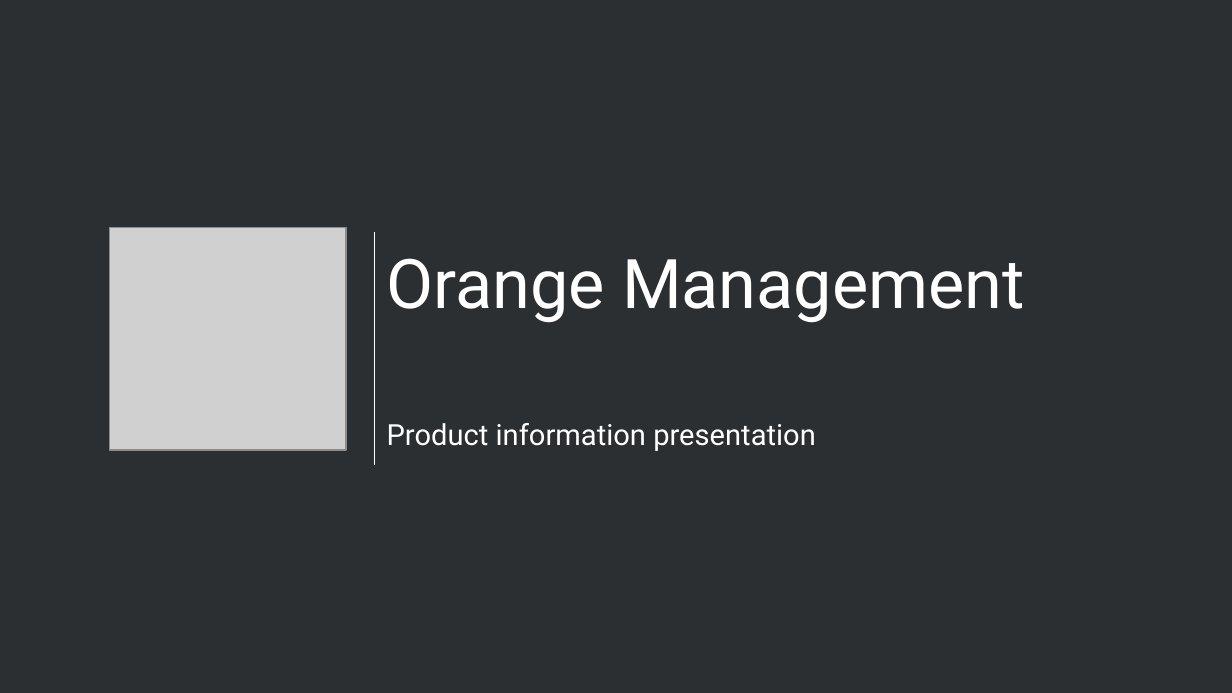
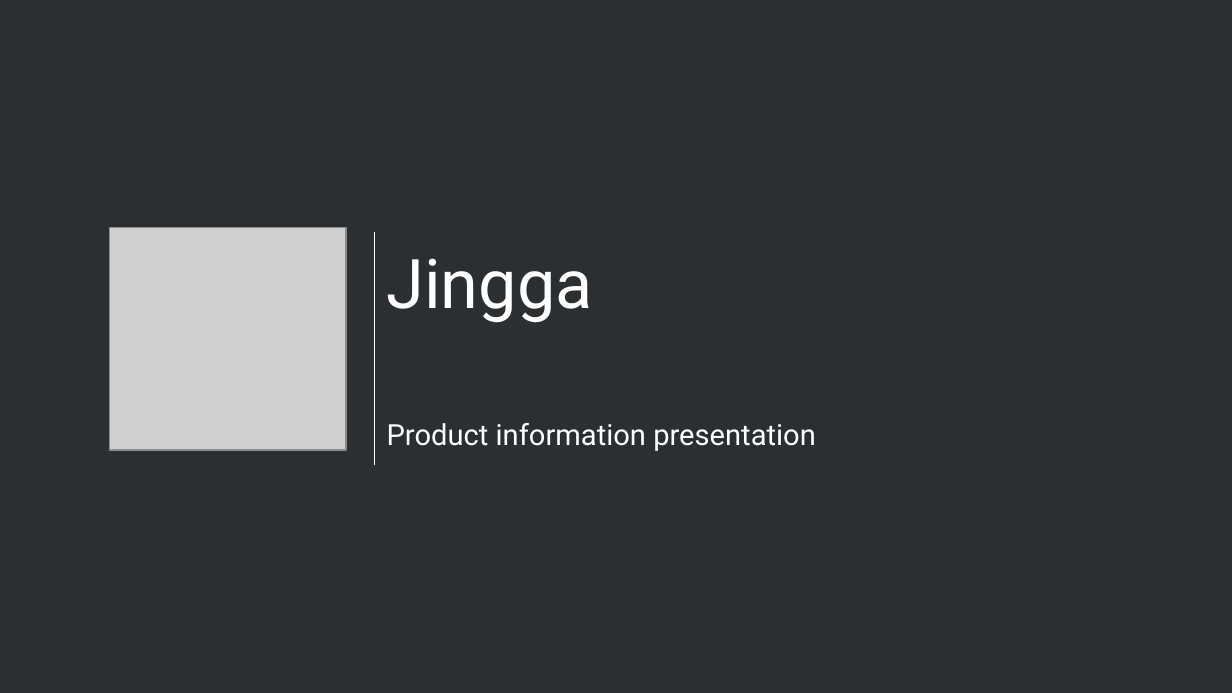
Before and after one commit to Karaka-Management/Organization-Guide, a slide deck: slide 1 of Processes/Marketing/Presentations/Pitching.pptx. Drawn at 1232x693 pixels with LibreOffice and Linux fonts; fonts in the diff are those of the drawing; grey boxes stand for pictures. Boxes give left, top, right and bottom in pixels: in the first picture for what was removed or moved away, otherwise in the second. Text is boxed around its words. In the diff, an @@ line names an element or a change of style, - is before the commit and + after.

```diff
--- a/Processes/Marketing/Presentations/Pitching.pptx
+++ b/Processes/Marketing/Presentations/Pitching.pptx
@@ title at <box>387,258,593,323</box>: text changed @@
-Orange Management
+Jingga
```
Also in this commit, not shown: 3 other slides changed, 9 other files.
